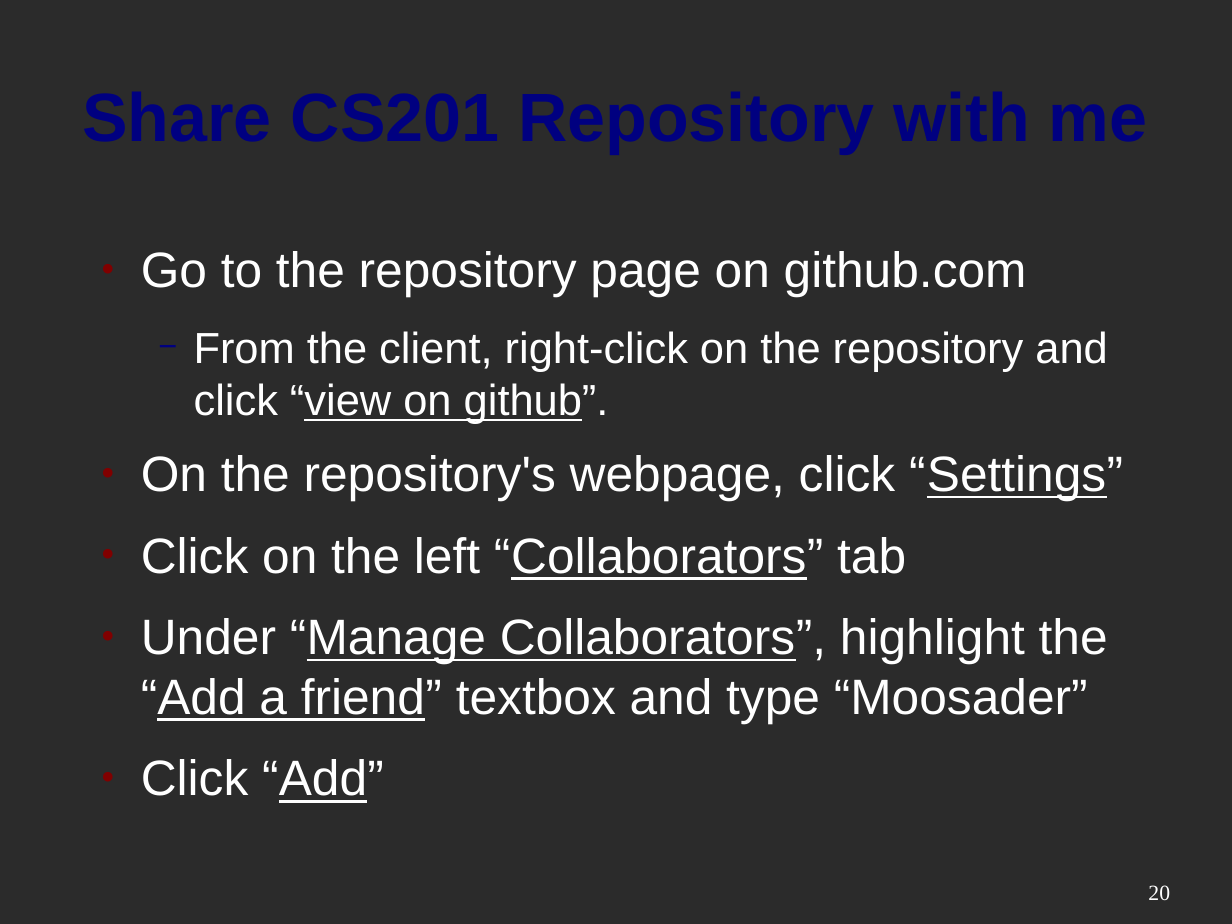
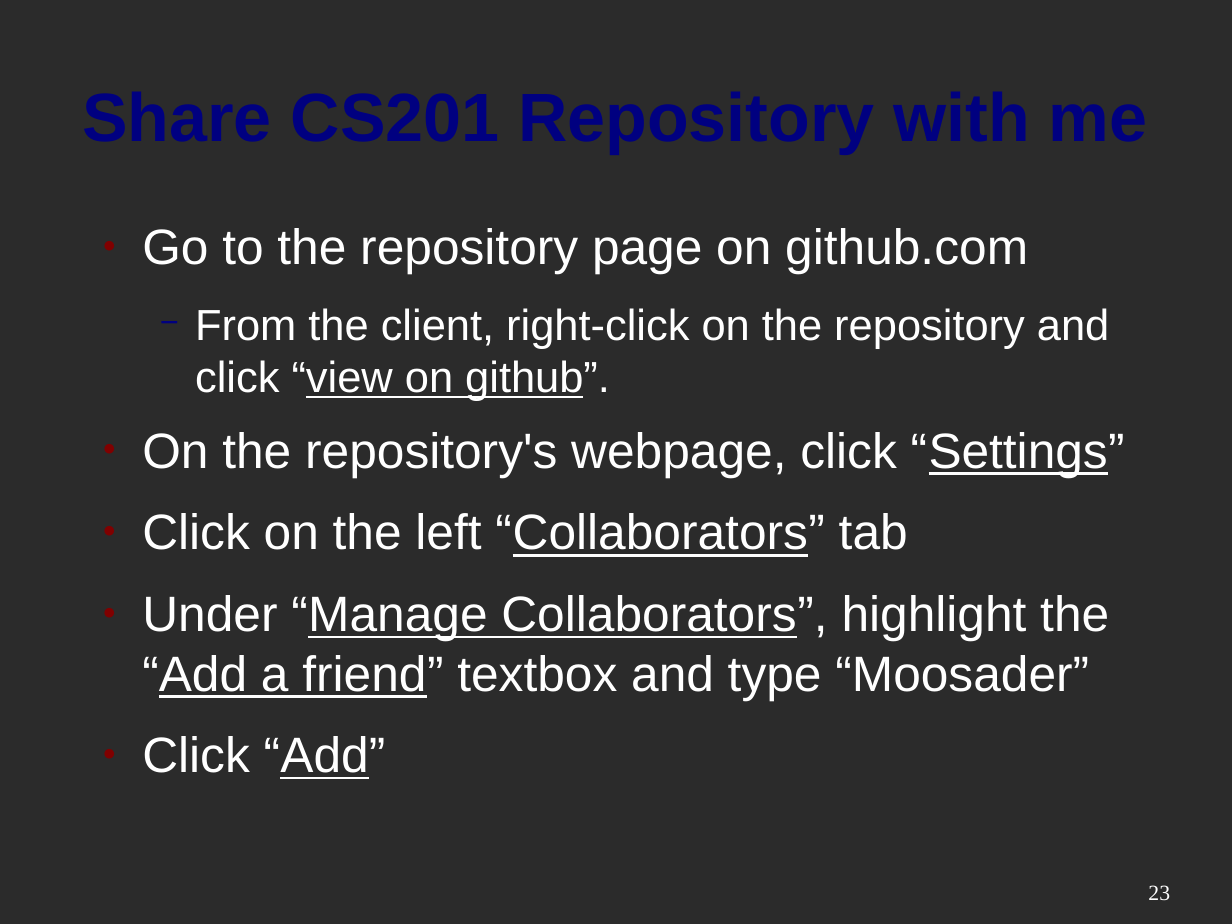
Before and after one commit to mactwist555/CPP-Course, a slide deck: slide 23 of Week 01/1 Setup - IDE and Source Control.odp (slide 20 before the commit). Drawn at 1232x924 pixels with LibreOffice and Linux fonts; fonts in the diff are those of the drawing; background and template pictures are left out; a plain dark background stands for a picture behind light text. Boxes give left, top, right and bottom in pixels: in the first picture for what was removed or moved away, otherwise in the second. Text is boxed around its words. In the diff, an @@ line names an element or a change of style, - is before the commit and + after.

Commit message:
Added Windows client screenshots to presentation

```diff
--- a/Week 01/1 Setup - IDE and Source Control.odp
+++ b/Week 01/1 Setup - IDE and Source Control.odp
@@ text "Go to the repository page ...": place and size @@
-text "Go to the repository page ..." at bbox=[141, 251, 1123, 803]
+text "Go to the repository page ..." at bbox=[142, 228, 1125, 779]
@@ page number at bbox=[1148, 885, 1170, 901]: text changed @@
-20
+23
```
Also in this commit, not shown: 5 other slides changed, 8 slides added, 2 slides removed.
